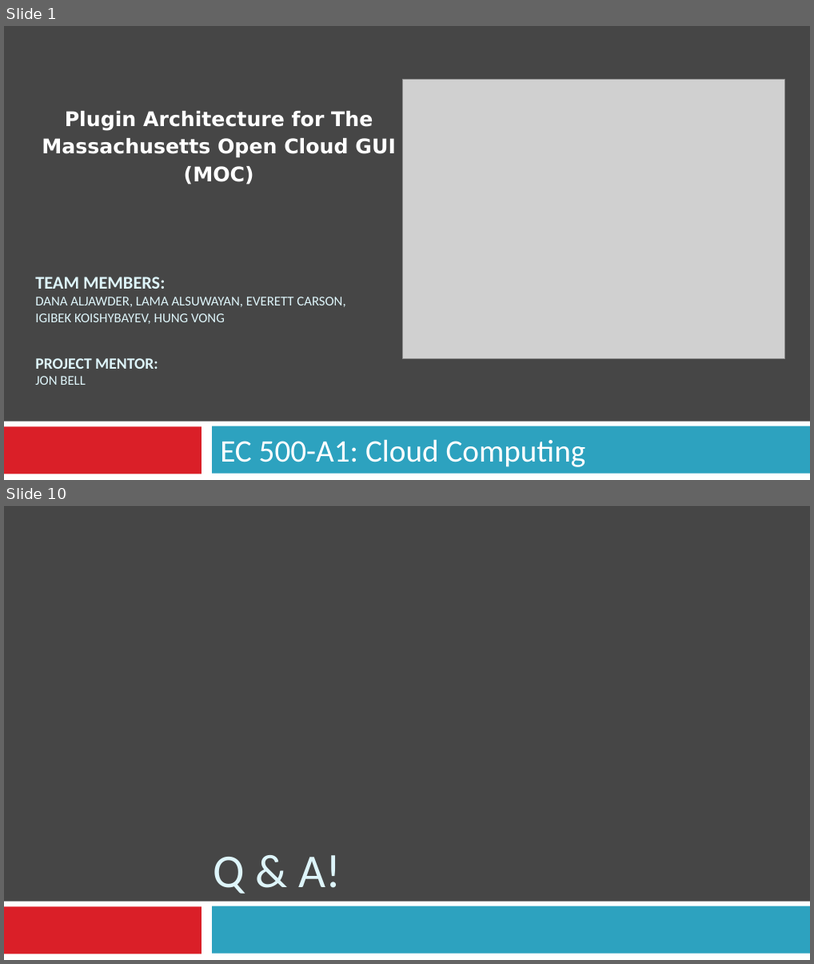
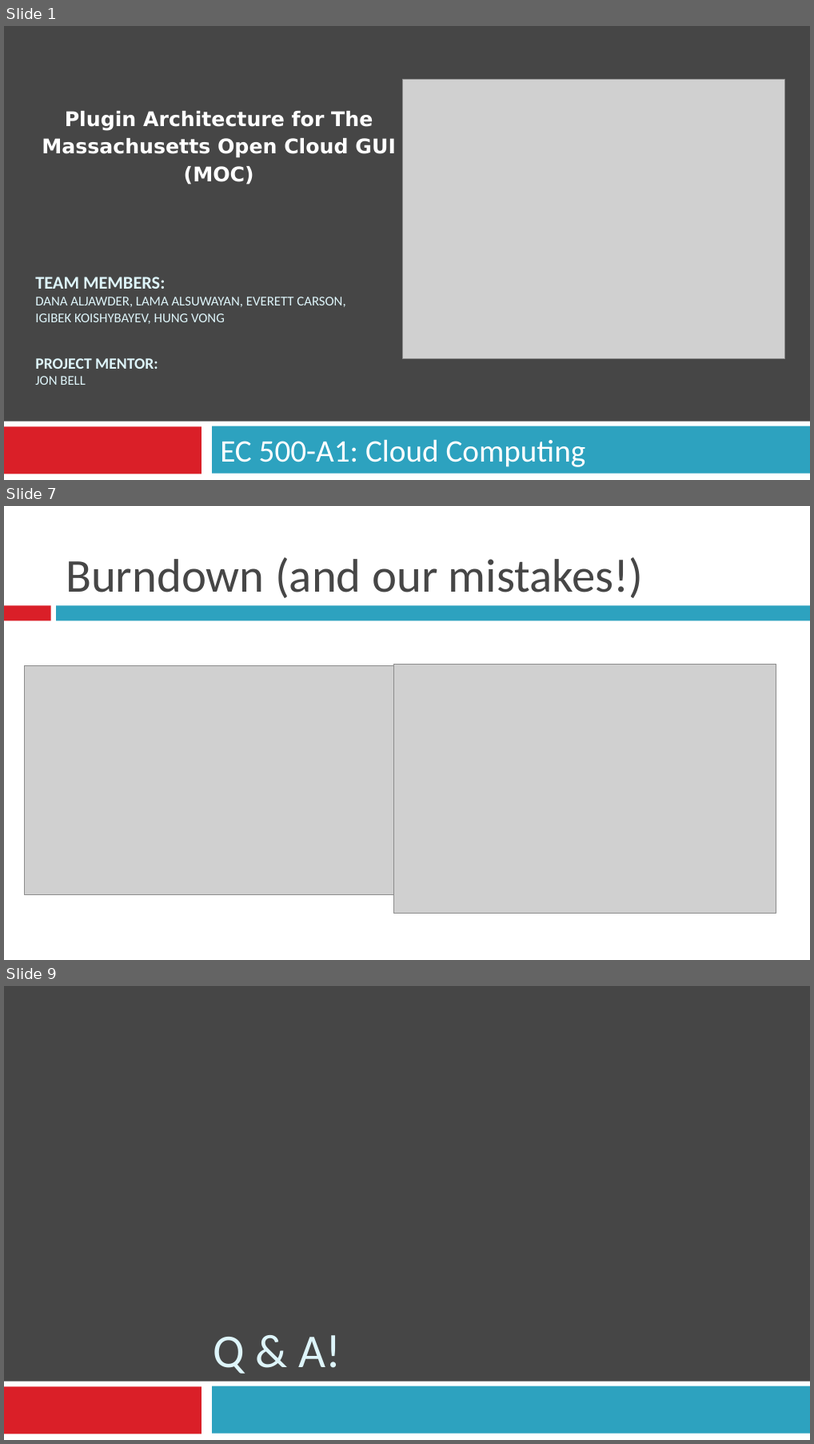
Before and after one commit to BU-EC500-SP15/moc-gui-plugins, a slide deck: MOCUIPlugin-Demo2.pptx. Shown one above the other, each under a label of ours: slides 1 and 10 before the commit, slides 1, 7 and 9 after it; the slides between them are not shown. The pictures are 814x964 and 814x1444 pixels, drawn with LibreOffice and Linux fonts; fonts in the diff are those of the drawing; grey boxes stand for pictures. Boxes give left, top, right and bottom in pixels: in the first picture for what was removed or moved away, otherwise in the second. Text is boxed around its words. In the diff, an @@ line names an element or a change of style, - is before the commit and + after.

```diff
--- a/MOCUIPlugin-Demo2.pptx
+++ b/MOCUIPlugin-Demo2.pptx
@@ slide 7 added at bbox=[4, 506, 810, 960], background #FFFFFF @@
@@ title added at bbox=[66, 557, 644, 598], 42 pt, text #464646 @@
+Burndown (and our mistakes!)
@@ rectangle added at bbox=[4, 606, 50, 621], fill #DA1F28 @@
@@ rectangle added at bbox=[57, 606, 810, 621], fill #2DA2BF @@
@@ picture added at bbox=[24, 666, 414, 894] @@
@@ picture added at bbox=[394, 664, 777, 912] @@
@@ what was slide 10 is now slide 9 @@
```
Also in this commit, not shown: 5 slides changed, 1 other slide added, 3 slides removed.
